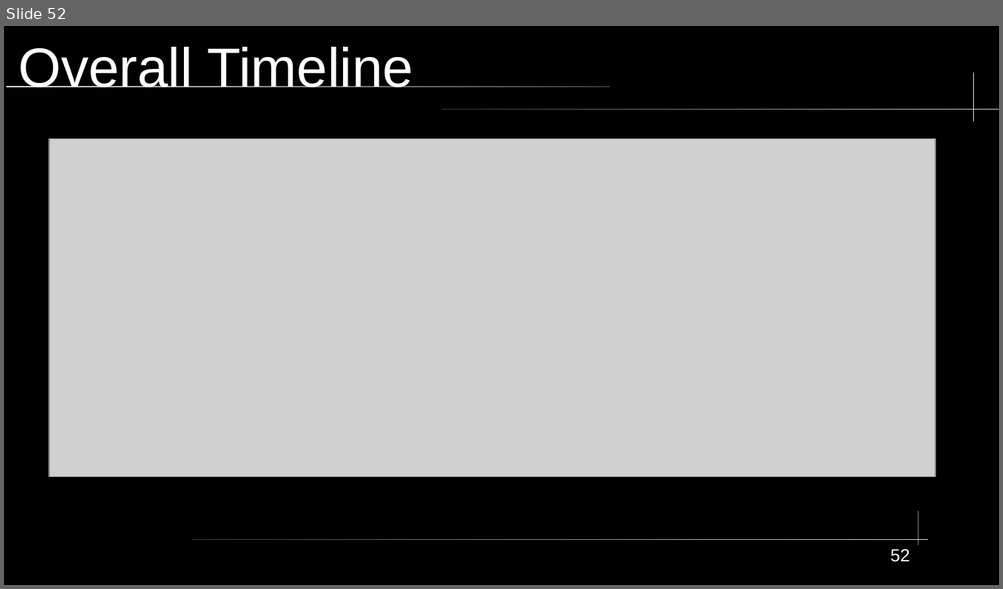
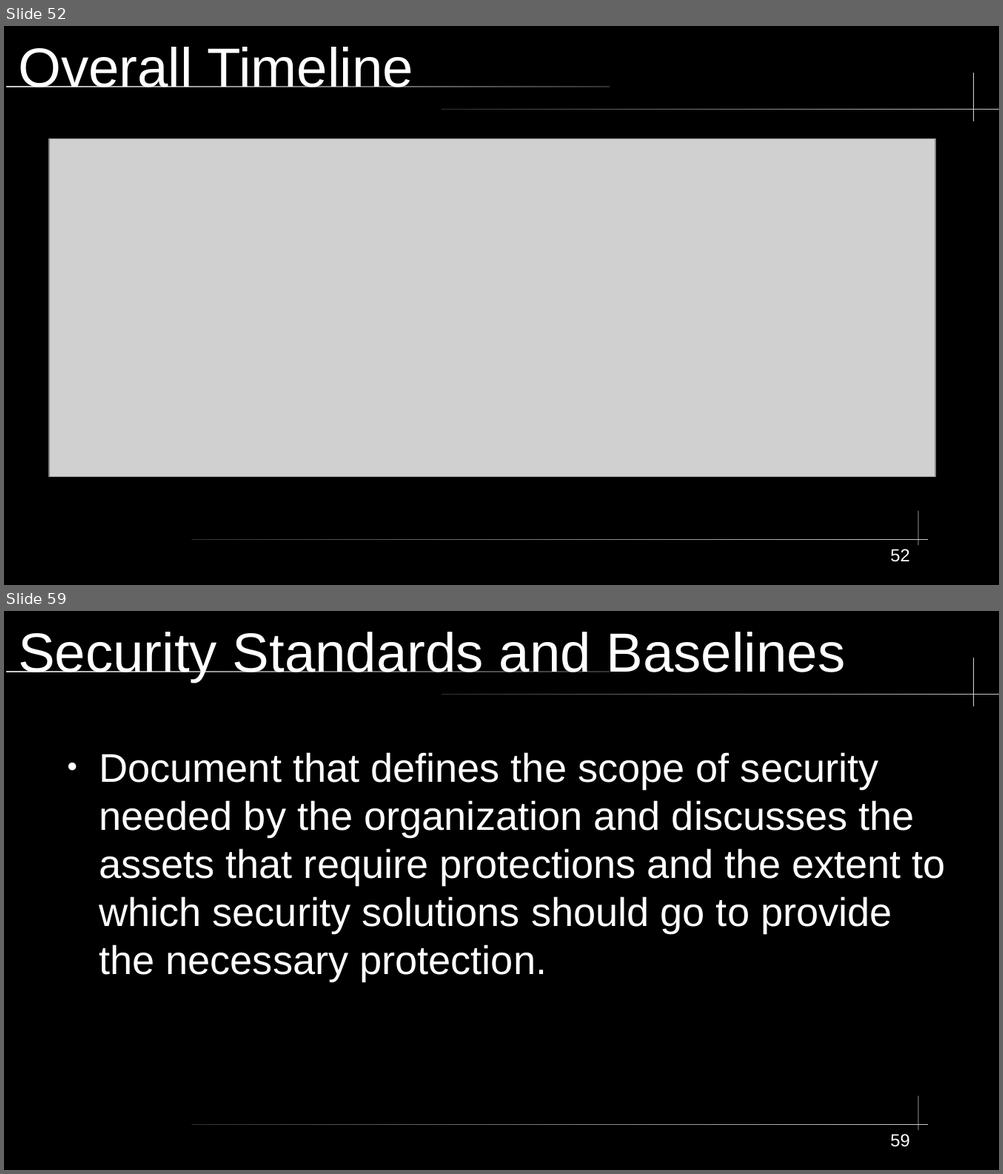
Before and after one commit to City-Colleges-of-Chicago-Cybersecurity/COMPSFI-214, a slide deck: 2026/Spring/powerpoints/Chapter-01-Security-Governance-Through-Principles-and-Policies.odp. Shown one above the other, each under a label of ours: slide 52 before the commit, slides 52 and 59 after it; the slides between them are not shown. The pictures are 1003x589 and 1003x1174 pixels, drawn with LibreOffice and Linux fonts; fonts in the diff are those of the drawing; grey boxes stand for pictures. Boxes give left, top, right and bottom in pixels: in the first picture for what was removed or moved away, otherwise in the second. Text is boxed around its words. In the diff, an @@ line names an element or a change of style, - is before the commit and + after.

Commit message:
adding updated 1

```diff
--- a/2026/Spring/powerpoints/Chapter-01-Security-Governance-Through-Principles-and-Policies.odp
+++ b/2026/Spring/powerpoints/Chapter-01-Security-Governance-Through-Principles-and-Policies.odp
@@ slide 59 added at [4,611,999,1170], background #000000; not listed: 5 template elements that a slide beside it also shows @@
@@ title added at [18,632,845,682], 44 pt, text #FFFFFF @@
+Security Standards and Baselines
@@ text added at [99,752,945,981], 32 pt, text #FFFFFF @@
+● Document that defines the scope of security needed by the organization and discusses the assets that require protections and the extent to which security solutions should go to provide the necessary protection.
@@ page number added at [890,1134,909,1147], 14 pt, text #FFFFFF @@
+59
```
Also in this commit, not shown: 6 other slides added, 1 slide removed.
